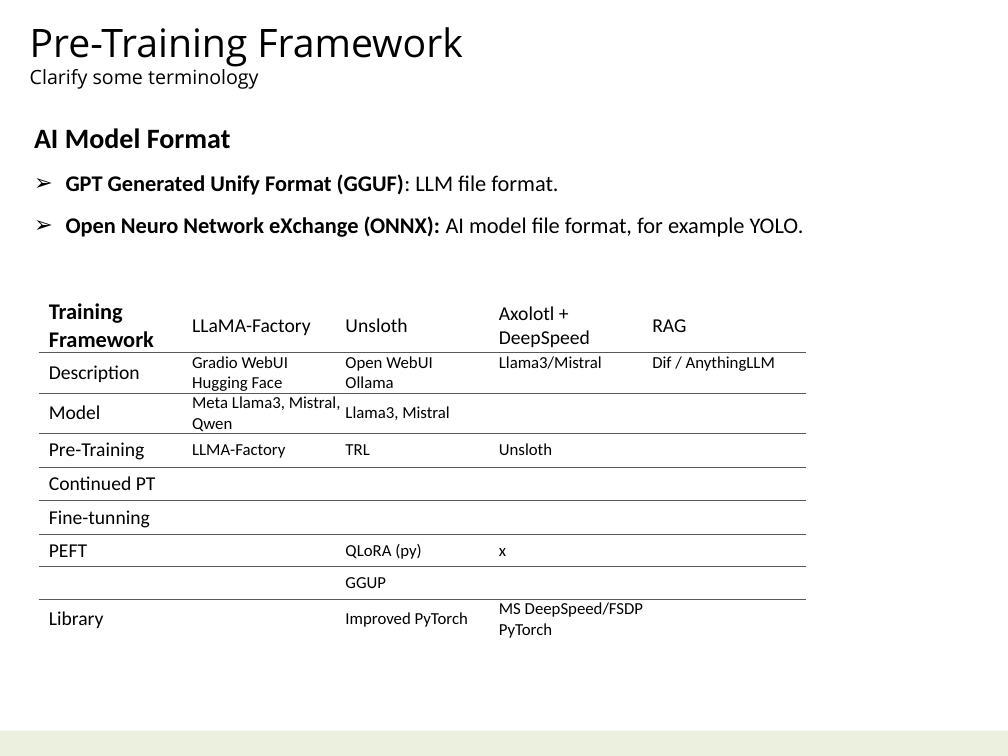
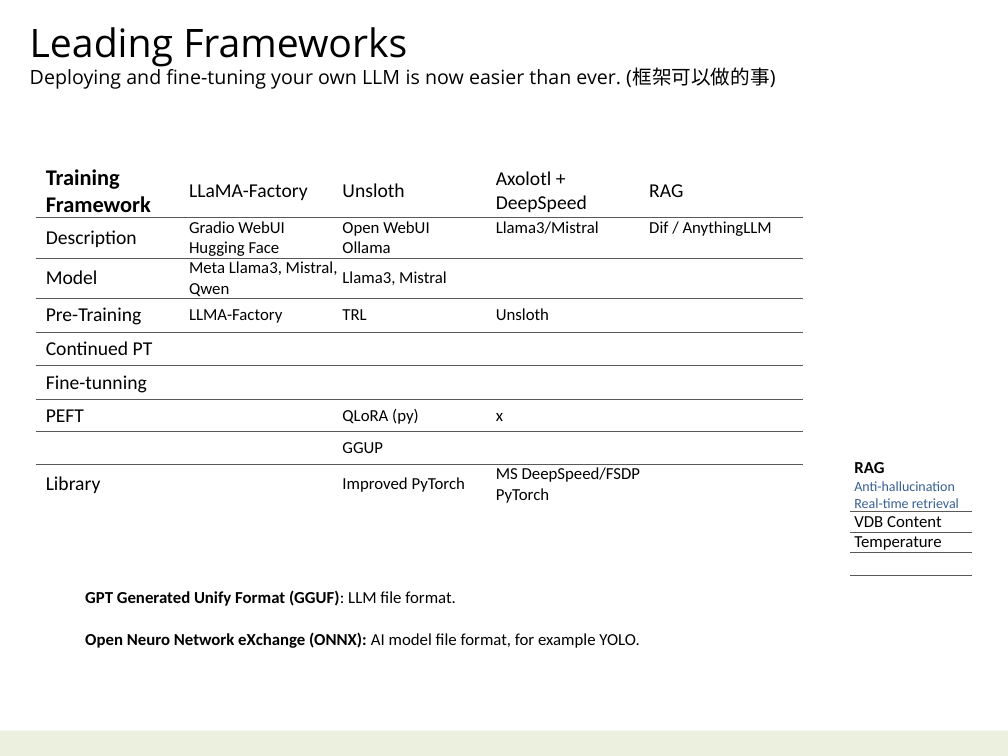
Before and after one commit to navibator/crazy-ai, a slide deck: slide 16 of ai-gemma.pptx (slide 11 before the commit). Drawn at 1008x756 pixels with LibreOffice and Linux fonts; fonts in the diff are those of the drawing. Boxes give left, top, right and bottom in pixels: in the first picture for what was removed or moved away, otherwise in the second. Text is boxed around its words. In the diff, an @@ line names an element or a change of style, - is before the commit and + after.

```diff
--- a/ai-gemma.pptx
+++ b/ai-gemma.pptx
@@ text at box(30, 27, 776, 89): text changed @@
-Pre-Training Framework
-Clarify some terminology
+Leading Frameworks
+Deploying and fine-tuning your own LLM is now easier than ever. (框架可以做的事)
@@ text at box(34, 128, 231, 149): paragraph removed @@
-AI Model Format
@@ table: place and size @@
-table at box(38, 298, 804, 642)
+table at box(35, 163, 801, 507)
@@ table added at box(851, 458, 973, 572), 4 rows, 1 columns @@
+RAG / Anti-hallucination / Real-time retrieval
+VDB Content
+Temperature
+
@@ text "GPT Generated Unify Format (GGUF): ...": place and size @@
-text "GPT Generated Unify Format (GGUF): ..." at box(34, 128, 804, 237)
+text "GPT Generated Unify Format (GGUF): ..." at box(85, 590, 640, 648)
@@ text "GPT Generated Unify Format (GGUF): ..." at box(85, 590, 640, 648): size 16 to 12 pt; bullet ➢ to none @@
```
Also in this commit, not shown: 11 other slides changed, 2 slides added, 1 slide removed, 1 other file.
